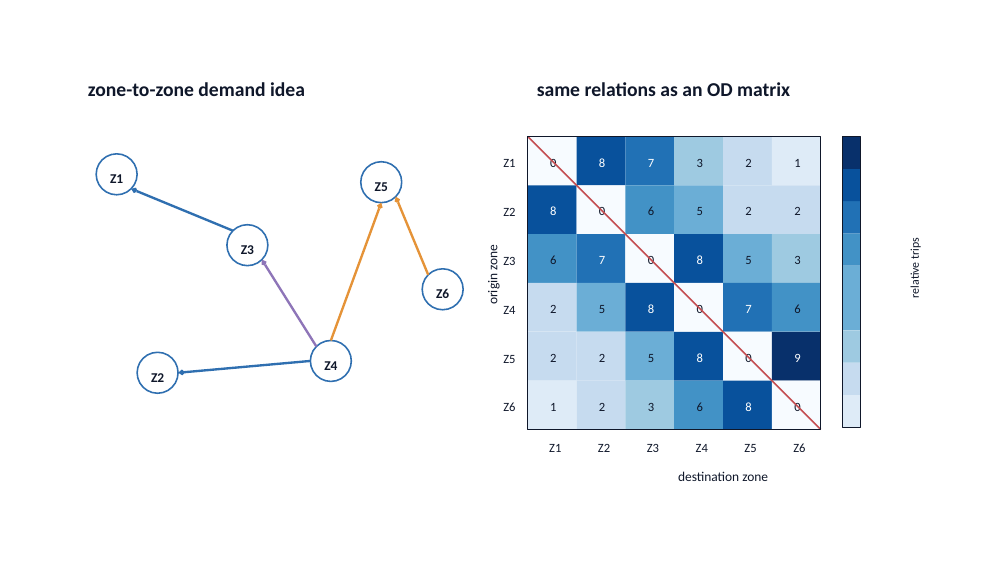
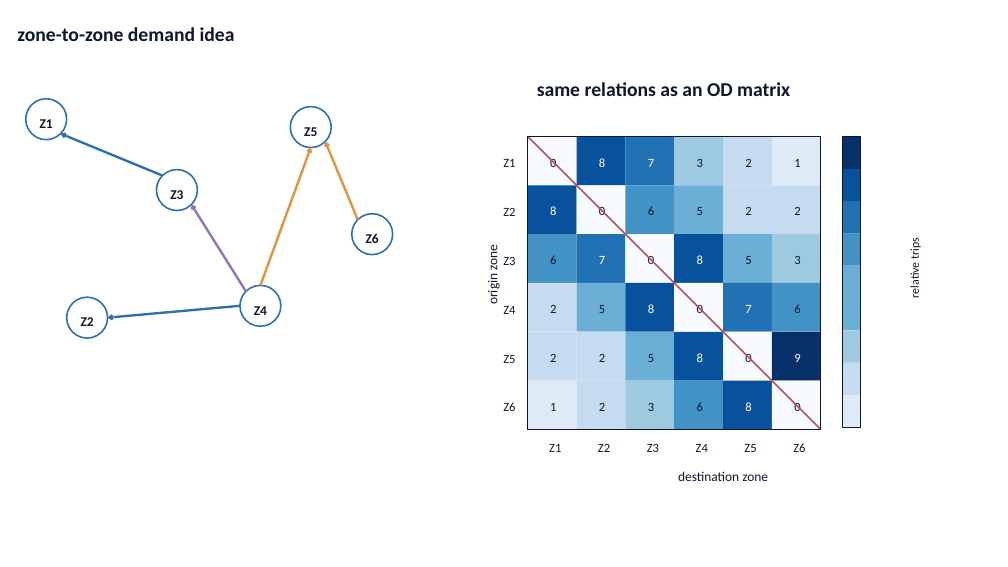
Before and after one commit to callhc/deviation_plan_synthetic, a slide deck: slide 2 of report/chapters/methodology/pictures/methodology_figures_editable.pptx. Drawn at 1008x567 pixels with LibreOffice and Linux fonts; fonts in the diff are those of the drawing. Boxes give left, top, right and bottom in pixels: in the first picture for what was removed or moved away, otherwise in the second. Text is boxed around its words. In the diff, an @@ line names an element or a change of style, - is before the commit and + after.

```diff
--- a/report/chapters/methodology/pictures/methodology_figures_editable.pptx
+++ b/report/chapters/methodology/pictures/methodology_figures_editable.pptx
@@ 7 texts, 6 ellipses, 5 arrows: place and size @@
-7 texts, 6 ellipses, 5 arrows at bbox=[88, 82, 464, 393]
+7 texts, 6 ellipses, 5 arrows at bbox=[17, 27, 392, 338]
```
Also in this commit, not shown: 24 other files.
